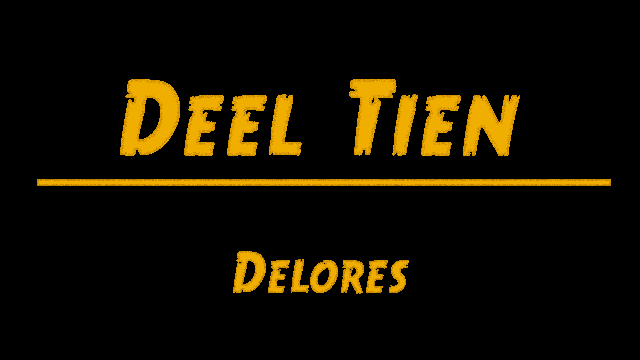
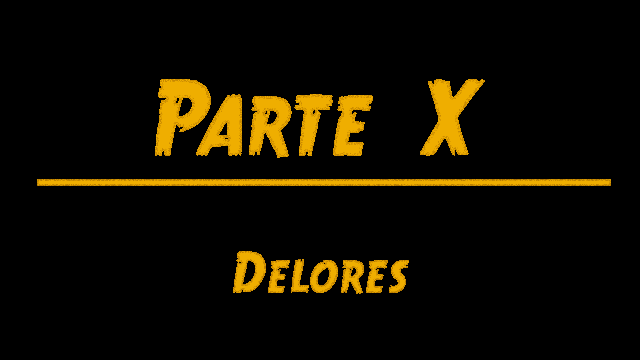
Comparing the layer stacks of the two 640 × 360 images. Changes:
hid group "part10_nl.png" (3 layers) over <box>120,79,520,158</box>
added group "part10_es.png" with 3 layers in group "Part 10" over <box>120,79,520,158</box>
added layer "Parte X" (1st of 2, in "Part 10" › "part10_es.png") in group "part10_es.png" over <box>155,79,485,158</box>
